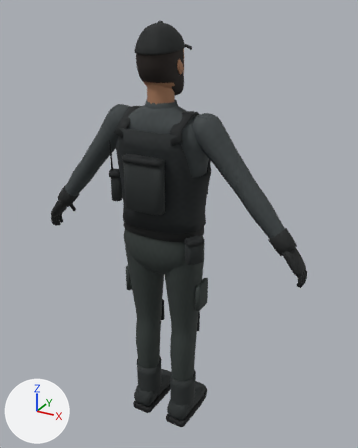
A saved change to the glTF model public/assets/characters/player.glb.
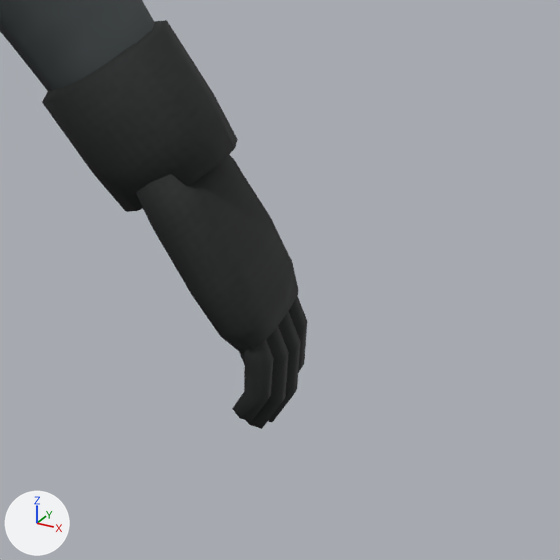
The first picture shows the older version from a camera (50 mm lens) standing at (0.985, -1.658, 1.845) and looking at (0.034, 0.072, 0.98). The close-ups show the older and then the newer version on the part from 73% to 96% of the width and 50% to 69% of the height of that picture. Only the edits that show in the close-ups are written down. The lights are fixed; the arrows at lower left show +X, +Y and +Z. Vertices at exactly the same position are counted once.

Names of what the first close-up shows: 'Player'.
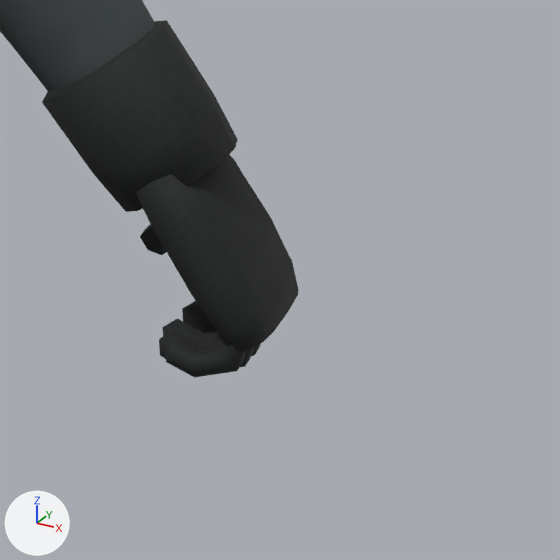
The change, as JSON lines over the scene's bpy script:
```json
{"block": "me_playergeometry", "where": "me_playergeometry.from_pydata(...)  # 4839 vertices, 9248 faces; spans x -0.61..0.61, y -0.17..0.2, z 0.0..1.8"}
{"block": "me_playergeometry", "where": "# used by ob_player; location = (0.0, 0.0, 0.0)"}
{"block": "me_playergeometry", "change": "me_playergeometry part 1: the loose piece of 26 vertices spanning x 0.58..0.61, y 0.02..0.04, z 0.87..0.95 is turned 58.1 degrees about the y axis through its middle and scaled by 0.885, then moved by (-0.03, 0.0, 0.01)"}
{"block": "me_playergeometry", "change": "me_playergeometry part 2: the loose piece of 26 vertices spanning x 0.58..0.61, y 0.0..0.02, z 0.86..0.95 is turned 58.1 degrees about the y axis through its middle and scaled by 0.884, then moved by (-0.03, 0.0, 0.01)"}
{"block": "me_playergeometry", "change": "me_playergeometry part 3: the loose piece of 26 vertices spanning x 0.58..0.61, y -0.02..0.0, z 0.87..0.95 is turned 58.1 degrees about the y axis through its middle and scaled by 0.884, then moved by (-0.03, 0.0, 0.01)"}
{"block": "me_playergeometry", "change": "me_playergeometry part 4: the loose piece of 26 vertices spanning x 0.58..0.61, y -0.04..-0.02, z 0.88..0.95 is turned 58.1 degrees about the y axis through its middle and scaled by 0.886, then moved by (-0.02, 0.0, 0.01)"}
{"block": "me_playergeometry", "change": "me_playergeometry part 5: the loose piece of 20 vertices spanning x 0.53..0.56, y 0.02..0.08, z 0.93..1.0 is multiplied about its middle by the matrix ((0.901, -0.239, 0.345), (0.159, 0.95, 0.244), (-0.389, -0.166, 0.9)), then moved by (-0.01, -0.01, 0.0)"}
```

Pixel boxes (x1, y1, x2, y2) of what changed, in the close-ups (560 x 560 px; the box of a moved part takes in the faces that stretch with it):
```json
{"object": "Player", "change": "reshaped", "before": [0, 0, 307, 429], "after": [0, 0, 298, 377]}
{"part": 1, "of": "me_playergeometry", "change": "moved or reshaped", "before": [289, 296, 307, 373], "after": [182, 301, 216, 333]}
{"part": 2, "of": "me_playergeometry", "change": "moved or reshaped", "before": [268, 311, 301, 422], "after": [162, 319, 261, 356]}
{"part": 3, "of": "me_playergeometry", "change": "moved or reshaped", "before": [246, 327, 289, 429], "after": [159, 331, 254, 367]}
{"part": 4, "of": "me_playergeometry", "change": "moved or reshaped", "before": [232, 340, 274, 422], "after": [165, 339, 246, 377]}
{"part": 5, "of": "me_playergeometry", "change": "moved or reshaped", "after": [140, 224, 166, 255], "on screen": "not visible before"}
```
